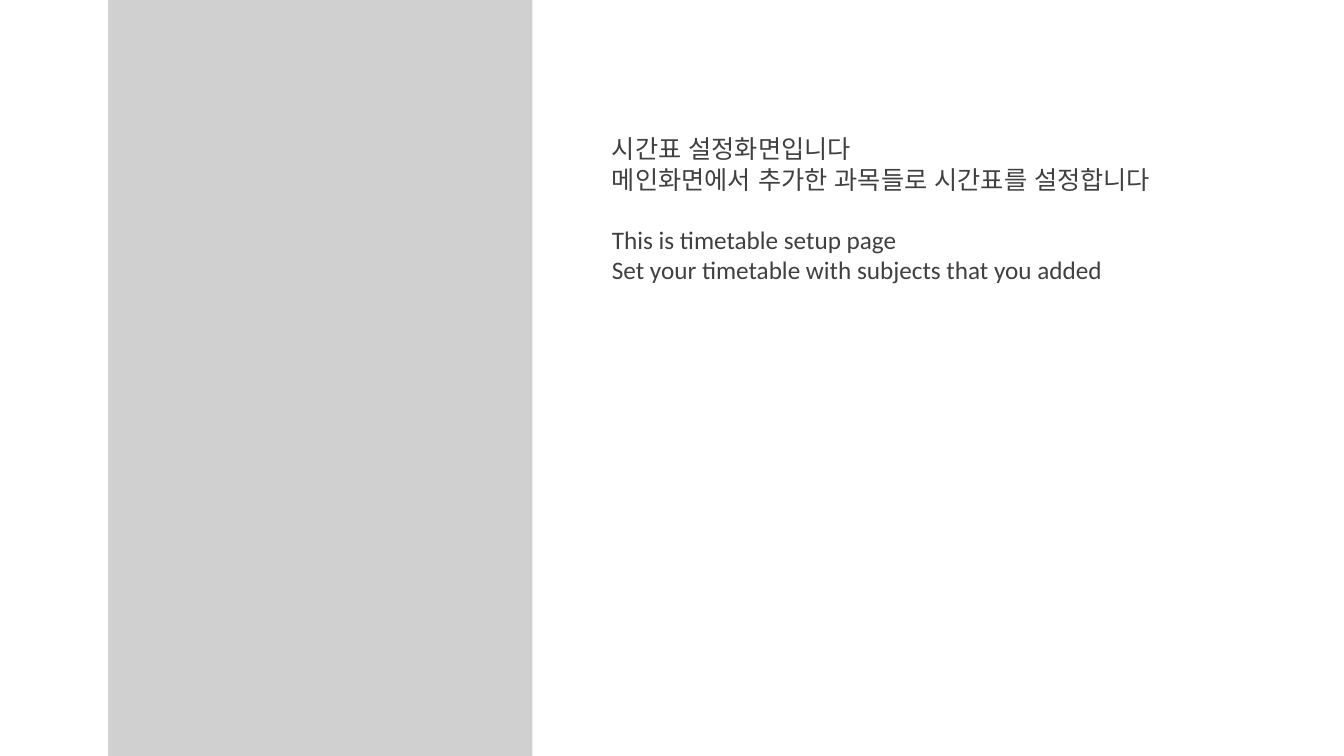
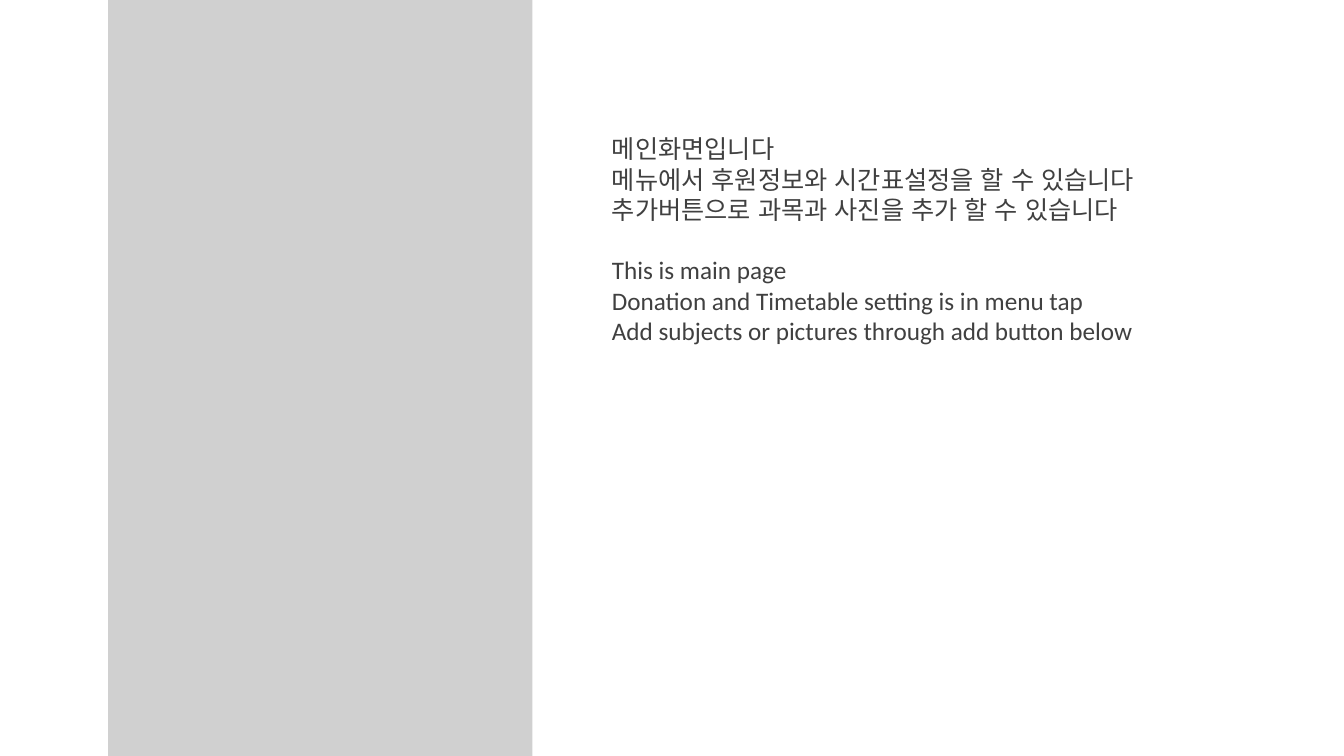
Before and after one commit to chowder985/SchoolCapture, a slide deck: slide 7 of User manual/User manual.pptx. Drawn at 1344x756 pixels with LibreOffice and Linux fonts; fonts in the diff are those of the drawing; grey boxes stand for pictures. Boxes give left, top, right and bottom in pixels: in the first picture for what was removed or moved away, otherwise in the second. Text is boxed around its words. In the diff, an @@ line names an element or a change of style, - is before the commit and + after.

```diff
--- a/User manual/User manual.pptx
+++ b/User manual/User manual.pptx
@@ text at bbox=[612, 137, 1134, 345]: text changed @@
-시간표 설정화면입니다
-메인화면에서 추가한 과목들로 시간표를 설정합니다
-This is timetable setup page
-Set your timetable with subjects that you added
+메인화면입니다
+메뉴에서 후원정보와 시간표설정을 할 수 있습니다
+추가버튼으로 과목과 사진을 추가 할 수 있습니다
+This is main page
+Donation and Timetable setting is in menu tap
+Add subjects or pictures through add button below
```
Also in this commit, not shown: 5 other slides changed, 2 slides added.
